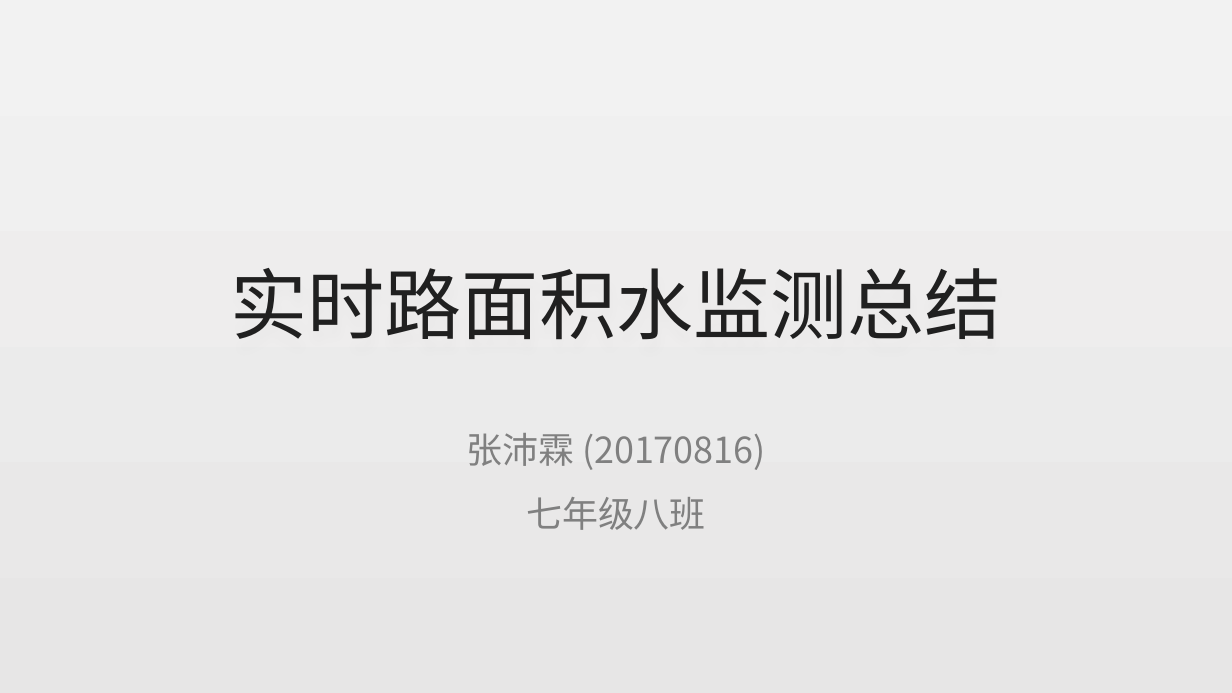
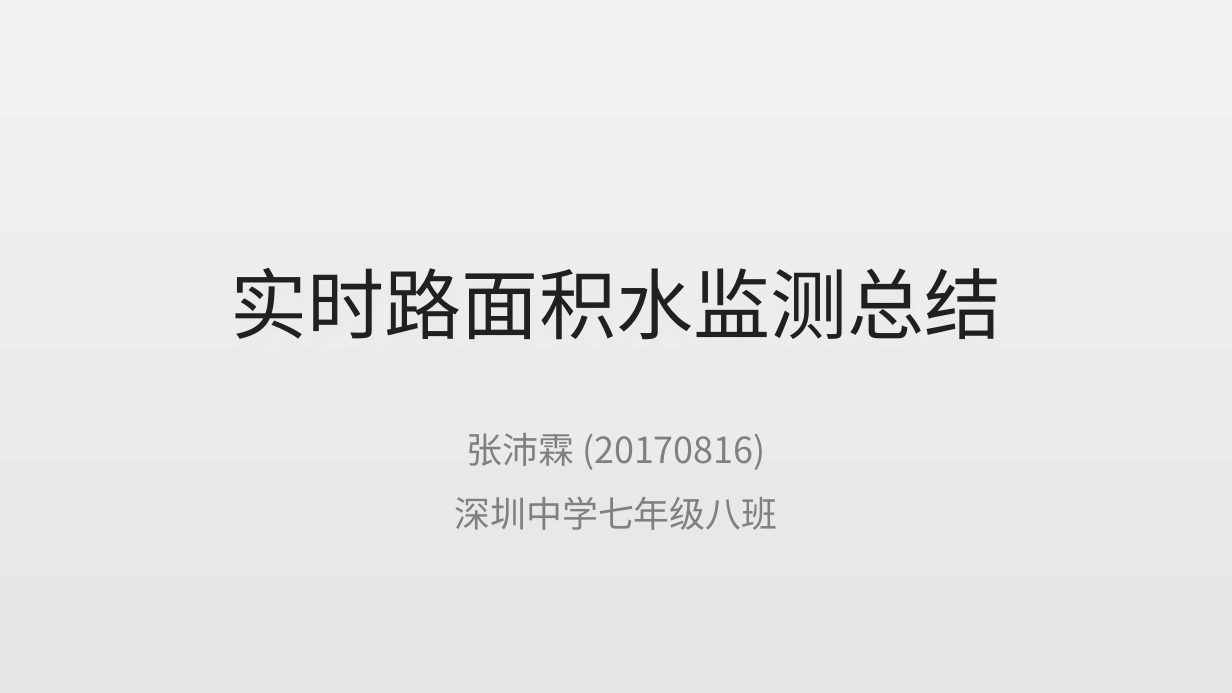
Before and after one commit to alanz2015/Study-Notes, a slide deck: slide 1 of 实时路面积水检测设备实现方案-张沛霖20170816.pptx. Drawn at 1232x693 pixels with LibreOffice and Linux fonts; fonts in the diff are those of the drawing. Boxes give left, top, right and bottom in pixels: in the first picture for what was removed or moved away, otherwise in the second. Text is boxed around its words. In the diff, an @@ line names an element or a change of style, - is before the commit and + after.

```diff
--- a/实时路面积水检测设备实现方案-张沛霖20170816.pptx
+++ b/实时路面积水检测设备实现方案-张沛霖20170816.pptx
@@ subtitle at [455, 497, 778, 530]: text changed @@
-七年级八班
+深圳中学七年级八班
```
Also in this commit, not shown: 3 other slides changed.
